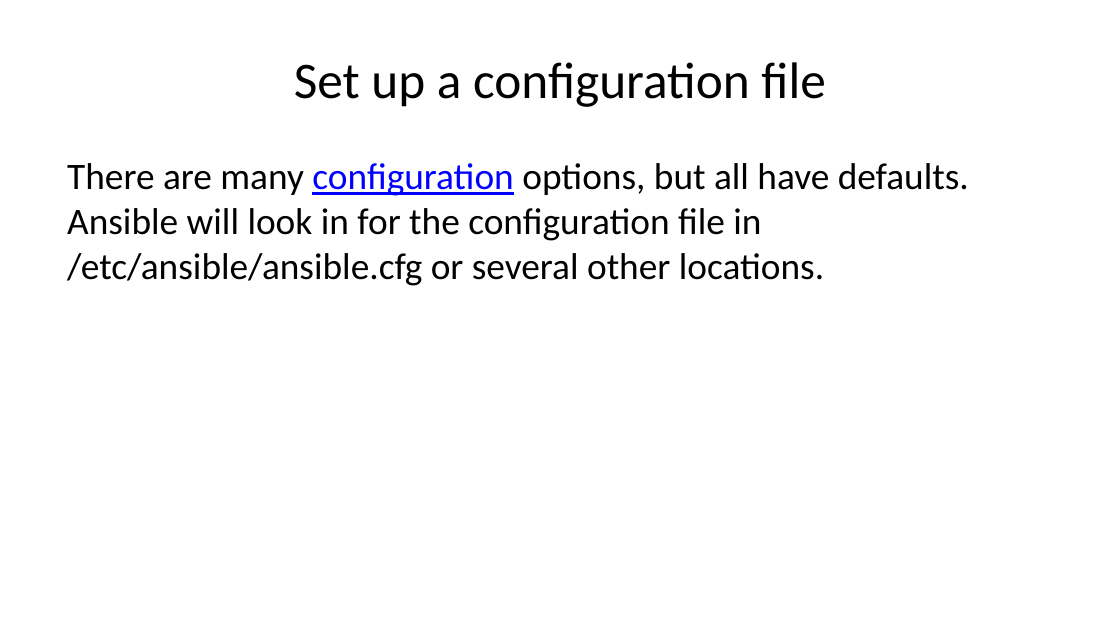
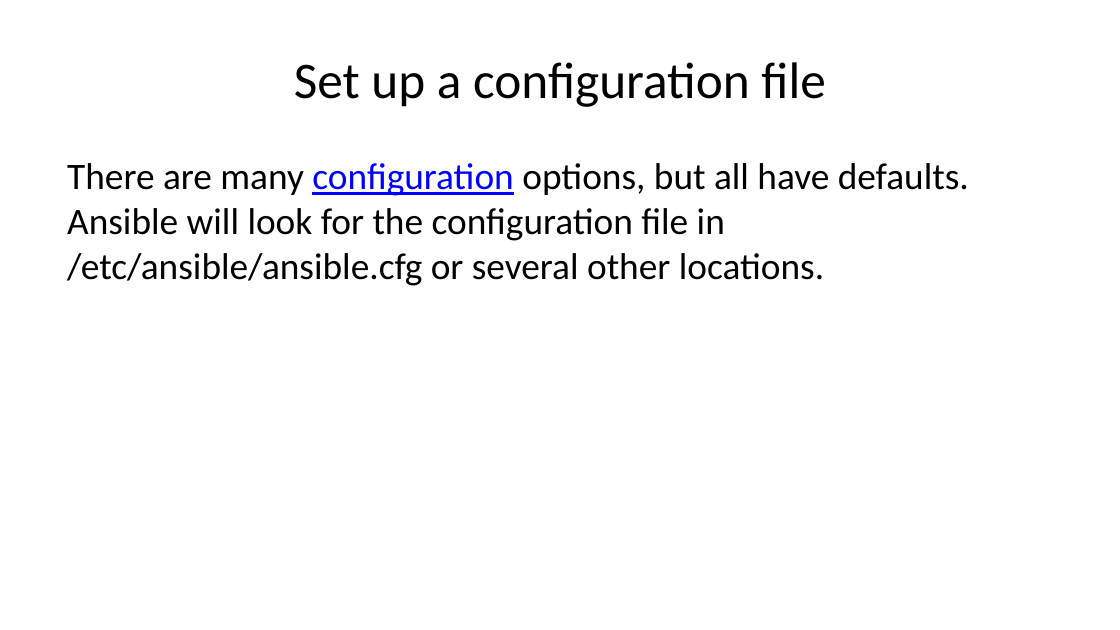
Before and after one commit to jjdavis5678/afti, a slide deck: slide 9 of slides.pptx. Drawn at 1120x630 pixels with LibreOffice and Linux fonts; fonts in the diff are those of the drawing. Boxes give left, top, right and bottom in pixels: in the first picture for what was removed or moved away, otherwise in the second. Text is boxed around its words. In the diff, an @@ line names an element or a change of style, - is before the commit and + after.

Commit message:
Add files via upload
More typo squishing

```diff
--- a/slides.pptx
+++ b/slides.pptx
@@ text at (x1=67, y1=163, x2=969, y2=286): text changed @@
-There are many configuration options, but all have defaults. Ansible will look in for the configuration file in /etc/ansible/ansible.cfg or several other locations.
+There are many configuration options, but all have defaults. Ansible will look for the configuration file in /etc/ansible/ansible.cfg or several other locations.
```
Also in this commit, not shown: 7 other slides changed.
